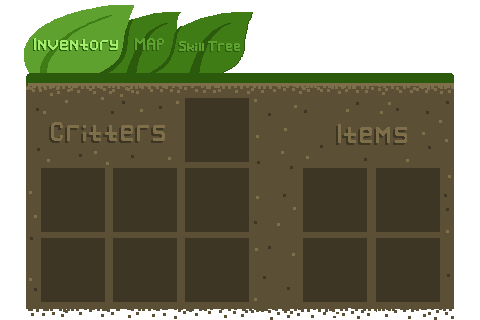
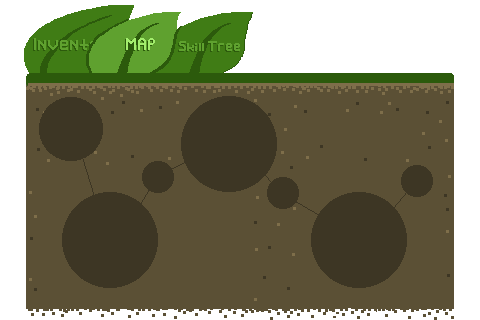
Layered file, before and after one edit (480x320). Changes by layer:
hid group "Inventory" (36 layers) over [24, 5, 440, 302]
added group "Map" with 14 layers over [24, 5, 440, 302]
added group "Worlds Backgrounds" with 8 layers in group "Map" over [39, 96, 433, 288]
added layer ",Lines" in group "Worlds Backgrounds" over [81, 157, 408, 217]
added layer "Boss1 copy 2" in group "Worlds Backgrounds" over [401, 165, 433, 197]
added layer "Boss1 copy" in group "Worlds Backgrounds" over [267, 177, 299, 209]
added layer "Boss1" in group "Worlds Backgrounds" over [142, 161, 174, 193]
added layer "Layer 4 copy 2" in group "Worlds Backgrounds" over [311, 192, 407, 288]
added layer "Layer 4 copy" in group "Worlds Backgrounds" over [181, 96, 277, 192]
added layer "Layer 4" in group "Worlds Backgrounds" over [62, 192, 158, 288]
added layer "Worlds" in group "Worlds Backgrounds" over [39, 97, 103, 161]
added layer "speckles" (2nd of 2, in "Map") in group "Map" over [39, 97, 440, 301]
added layer "bg" (2nd of 2, in "Map") in group "Map" over [39, 96, 440, 302]
added layer "TabEdits" in group "Map" over [24, 5, 181, 73]
added layer "tabs" (2nd of 2, in "Map") in group "Map" over [24, 5, 181, 73]
